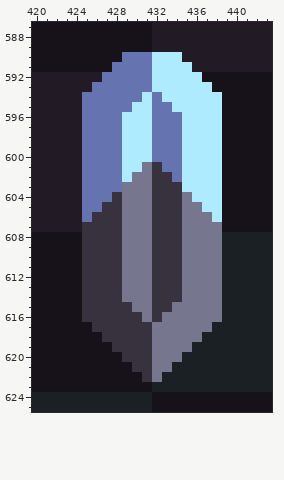
Pixel-art file, stored at assets/sprites/atlas/sorted-atlas.ase. The picture above is the old version.
736x736 pixels, 1 frame. Colours within 5 levels of each other are drawn and written as one. Shown: x 420..443, y 587..625. The commit also changed other parts of the picture, which this record leaves out.
New version:
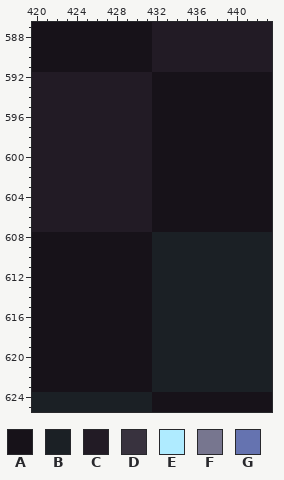
Palette (. is transparent): A #171219  B #1b2025  C #221b25  D #38323e  E #afebff  F #77768f  G #6573b0
Changes in this commit:
--- layer "stuff"
@@ x 420..443 @@
 589 AAAAAAAAAAAACCCCCCCCCCCC
-590 AAAAAAAAAGGGEEECCCCCCCCC
-591 AAAAAAAAGGGGEEEECCCCCCCC
-592 CCCCCCCGGGGGEEEEEAAAAAAA
-593 CCCCCCGGGGGGEEEEEEAAAAAA
-594 CCCCCGGGGGGEGEEEEEEAAAAA
-595 CCCCCGGGGGEEGGEEEEEAAAAA
-596 CCCCCGGGGEEEGGGEEEEAAAAA
-597 CCCCCGGGGEEEGGGEEEEAAAAA
-598 CCCCCGGGGEEEGGGEEEEAAAAA
-599 CCCCCGGGGEEEGGGEEEEAAAAA
-600 CCCCCGGGGEEEGGGEEEEAAAAA
-601 CCCCCGGGGEEFDGGEEEEAAAAA
-602 CCCCCGGGGEFFDDGEEEEAAAAA
-603 CCCCCGGGGFFFDDDEEEEAAAAA
-604 CCCCCGGGDFFFDDDFEEEAAAAA
-605 CCCCCGGDDFFFDDDFFEEAAAAA
-606 CCCCCGDDDFFFDDDFFFEAAAAA
-607 CCCCCDDDDFFFDDDFFFFAAAAA
-608 AAAAADDDDFFFDDDFFFFBBBBB
-609 AAAAADDDDFFFDDDFFFFBBBBB
-610 AAAAADDDDFFFDDDFFFFBBBBB
-611 AAAAADDDDFFFDDDFFFFBBBBB
-612 AAAAADDDDFFFDDDFFFFBBBBB
-613 AAAAADDDDFFFDDDFFFFBBBBB
-614 AAAAADDDDFFFDDDFFFFBBBBB
-615 AAAAADDDDDFFDDFFFFFBBBBB
-616 AAAAADDDDDDFDFFFFFFBBBBB
-617 AAAAAADDDDDDFFFFFFBBBBBB
-618 AAAAAAADDDDDFFFFFBBBBBBB
-619 AAAAAAAADDDDFFFFBBBBBBBB
-620 AAAAAAAAADDDFFFBBBBBBBBB
-621 AAAAAAAAAADDFFBBBBBBBBBB
-622 AAAAAAAAAAADFBBBBBBBBBBB
+590 AAAAAAAAAAAACCCCCCCCCCCC
+591 AAAAAAAAAAAACCCCCCCCCCCC
+592 CCCCCCCCCCCCAAAAAAAAAAAA
+593 CCCCCCCCCCCCAAAAAAAAAAAA
+594 CCCCCCCCCCCCAAAAAAAAAAAA
+595 CCCCCCCCCCCCAAAAAAAAAAAA
+596 CCCCCCCCCCCCAAAAAAAAAAAA
+597 CCCCCCCCCCCCAAAAAAAAAAAA
+598 CCCCCCCCCCCCAAAAAAAAAAAA
+599 CCCCCCCCCCCCAAAAAAAAAAAA
+600 CCCCCCCCCCCCAAAAAAAAAAAA
+601 CCCCCCCCCCCCAAAAAAAAAAAA
+602 CCCCCCCCCCCCAAAAAAAAAAAA
+603 CCCCCCCCCCCCAAAAAAAAAAAA
+604 CCCCCCCCCCCCAAAAAAAAAAAA
+605 CCCCCCCCCCCCAAAAAAAAAAAA
+606 CCCCCCCCCCCCAAAAAAAAAAAA
+607 CCCCCCCCCCCCAAAAAAAAAAAA
+608 AAAAAAAAAAAABBBBBBBBBBBB
+609 AAAAAAAAAAAABBBBBBBBBBBB
+610 AAAAAAAAAAAABBBBBBBBBBBB
+611 AAAAAAAAAAAABBBBBBBBBBBB
+612 AAAAAAAAAAAABBBBBBBBBBBB
+613 AAAAAAAAAAAABBBBBBBBBBBB
+614 AAAAAAAAAAAABBBBBBBBBBBB
+615 AAAAAAAAAAAABBBBBBBBBBBB
+616 AAAAAAAAAAAABBBBBBBBBBBB
+617 AAAAAAAAAAAABBBBBBBBBBBB
+618 AAAAAAAAAAAABBBBBBBBBBBB
+619 AAAAAAAAAAAABBBBBBBBBBBB
+620 AAAAAAAAAAAABBBBBBBBBBBB
+621 AAAAAAAAAAAABBBBBBBBBBBB
+622 AAAAAAAAAAAABBBBBBBBBBBB
 623 AAAAAAAAAAAABBBBBBBBBBBB
Boxes around the changes in both pictures, in picture pixels (x1, y1, x2, y2):
changed: (82, 52, 222, 382)
